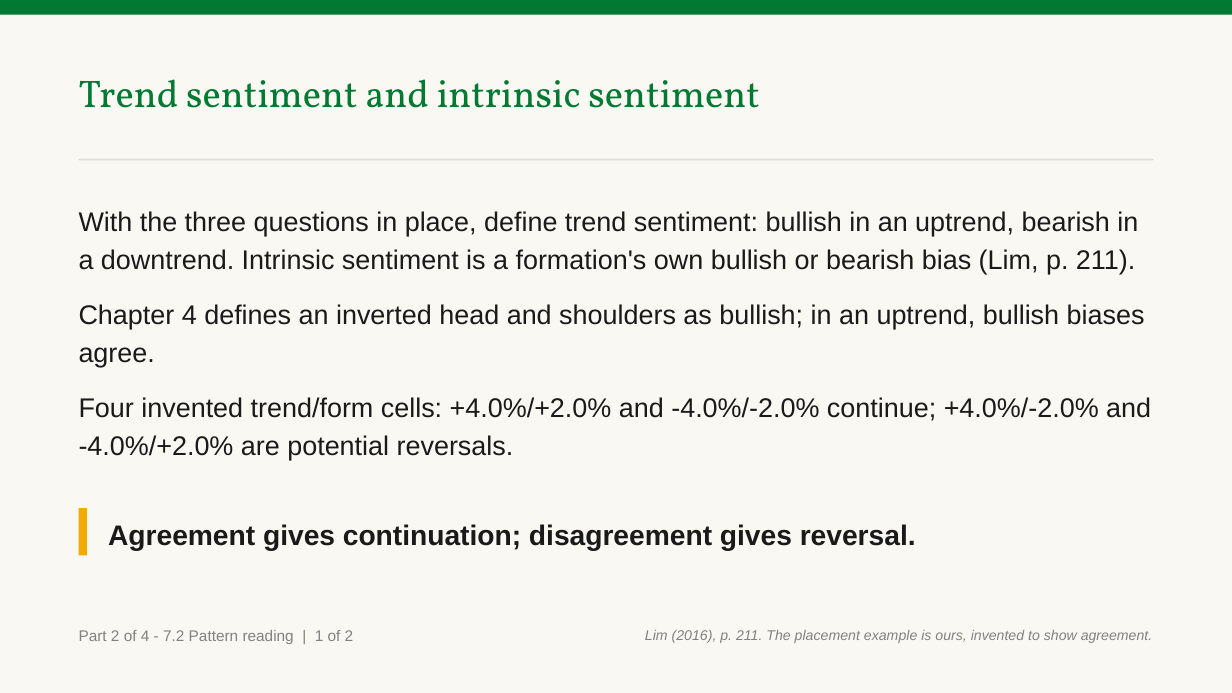
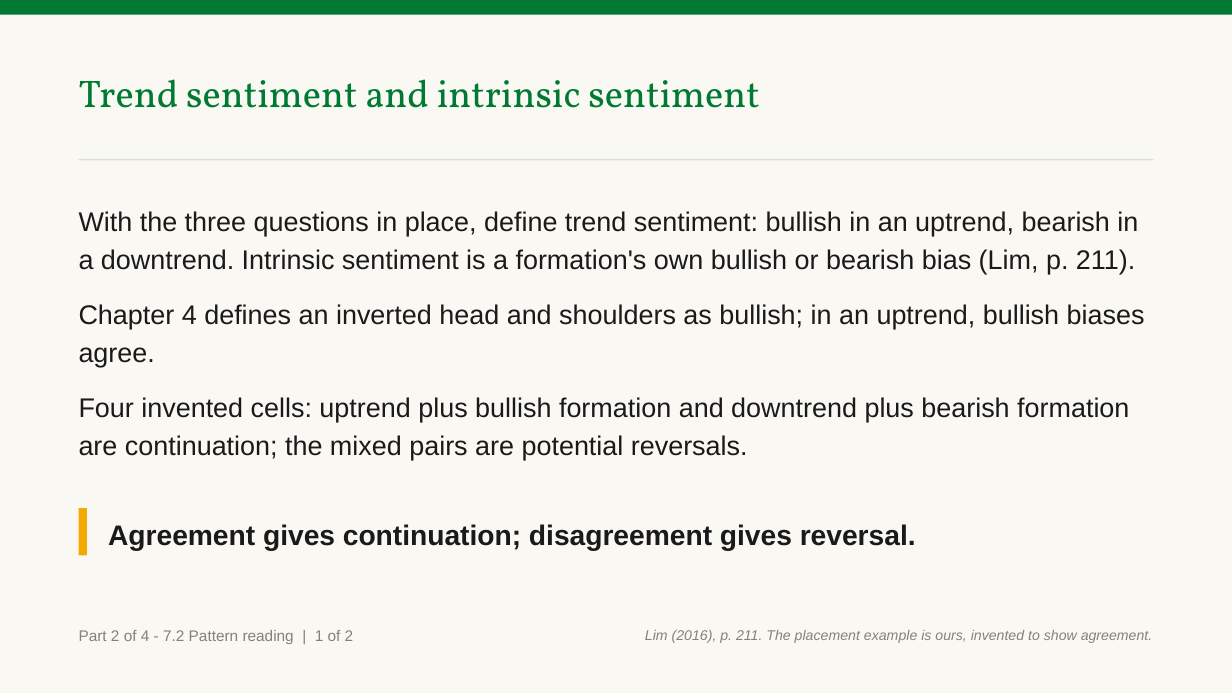
Before and after one commit to benjiesotelo-sudo/Telos_FIN1209, a slide deck: slide 16 of chapter-07/FIN1209-Chapter-07.pptx. Drawn at 1232x693 pixels with LibreOffice and Linux fonts; fonts in the diff are those of the drawing. Boxes give left, top, right and bottom in pixels: in the first picture for what was removed or moved away, otherwise in the second. Text is boxed around its words. In the diff, an @@ line names an element or a change of style, - is before the commit and + after.

```diff
--- a/chapter-07/FIN1209-Chapter-07.pptx
+++ b/chapter-07/FIN1209-Chapter-07.pptx
@@ text at (79, 397, 1129, 460): text changed @@
-Four invented trend/form cells: +4.0%/+2.0% and -4.0%/-2.0% continue; +4.0%/-2.0% and -4.0%/+2.0% are potential reversals.
+Four invented cells: uptrend plus bullish formation and downtrend plus bearish formation are continuation; the mixed pairs are potential reversals.
```
Also in this commit, not shown: 4 other slides changed, 2 other files.
